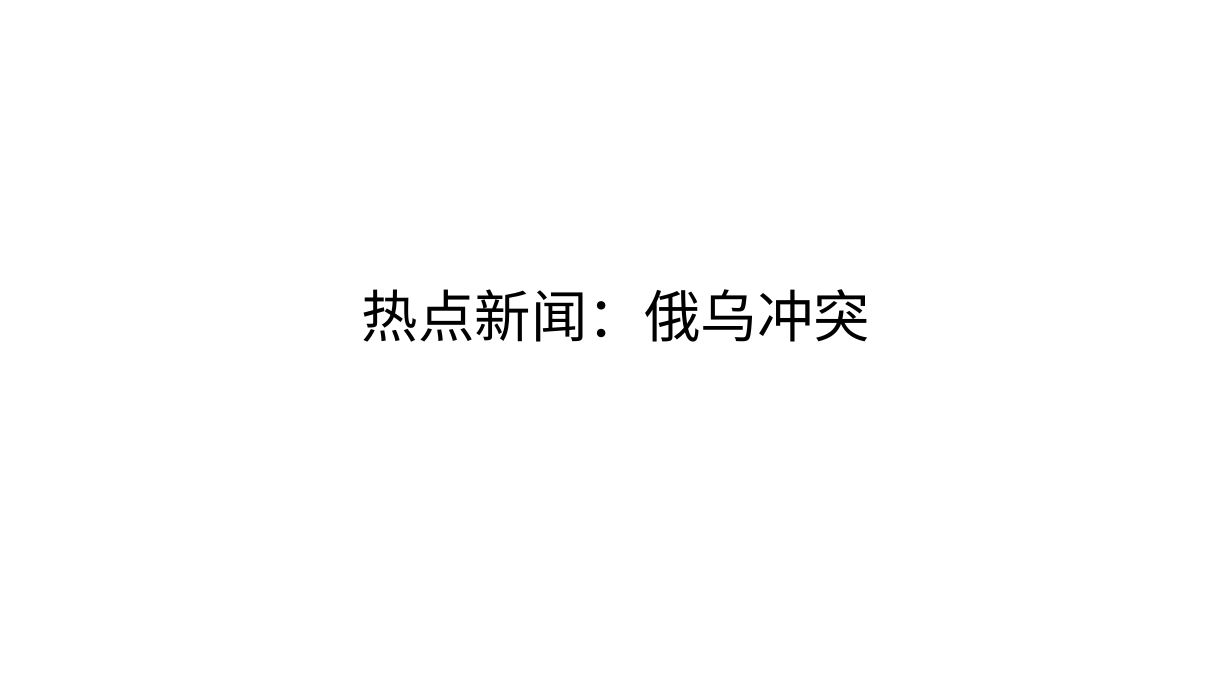
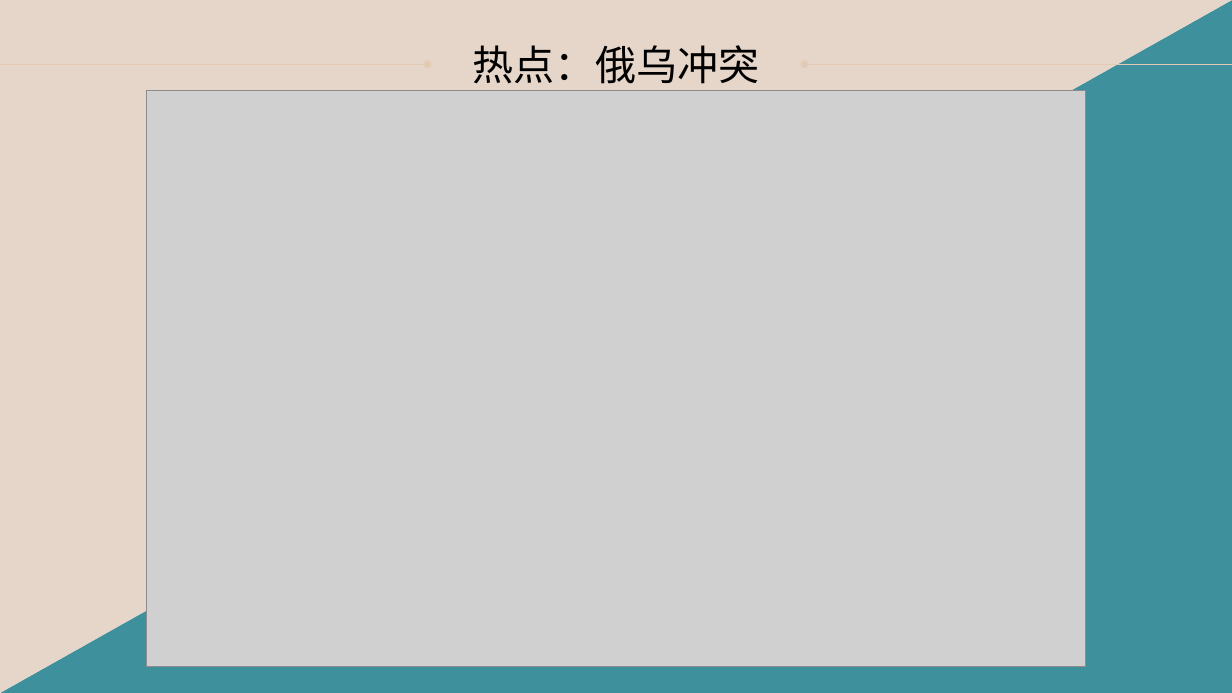
Before and after one commit to jlucs-2119-qiyeshixun/homework-python-data-visualization, a slide deck: slide 20 of 企业实训答辩.pptx (slide 9 before the commit). Drawn at 1232x693 pixels with LibreOffice and Linux fonts; fonts in the diff are those of the drawing; grey boxes stand for pictures; background and template pictures are left out. Boxes give left, top, right and bottom in pixels: in the first picture for what was removed or moved away, otherwise in the second. Text is boxed around its words. In the diff, an @@ line names an element or a change of style, - is before the commit and + after.

```diff
--- a/企业实训答辩.pptx
+++ b/企业实训答辩.pptx
@@ rectangle added at (0, 0, 1232, 693), fill #FBFBFB @@
@@ triangle added at (0, 0, 1232, 693), fill #3E919C @@
@@ triangle added at (0, 0, 1232, 693), fill #E6D6C9 @@
@@ text "热点：俄乌冲突" at (472, 45, 760, 91): vertical alignment bottom to top @@
@@ text at (472, 45, 760, 91): text changed; size 44 to 32 pt; font Noto Sans CJK SC to Open Sans @@
-热点新闻：俄乌冲突
+热点：俄乌冲突
@@ arrow added from (0, 64) to (427, 64), #E3CAB4 0.5 pt @@
@@ arrow added from (1232, 64) to (805, 64), #E3CAB4 0.5 pt @@
@@ picture added at (146, 91, 1086, 666) @@
```
Also in this commit, not shown: 7 other slides changed, 17 slides added, 3 slides removed, 35 other files.
